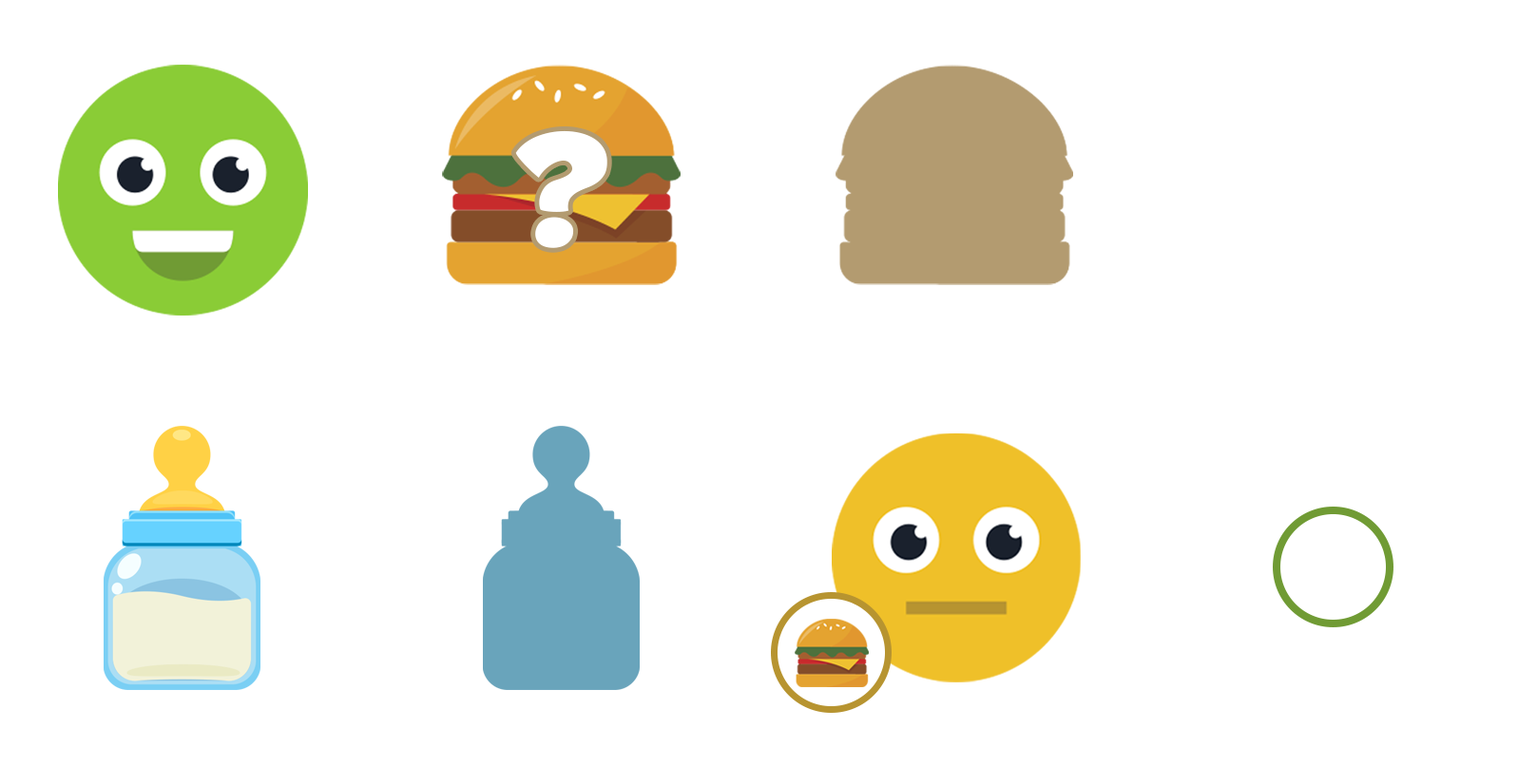
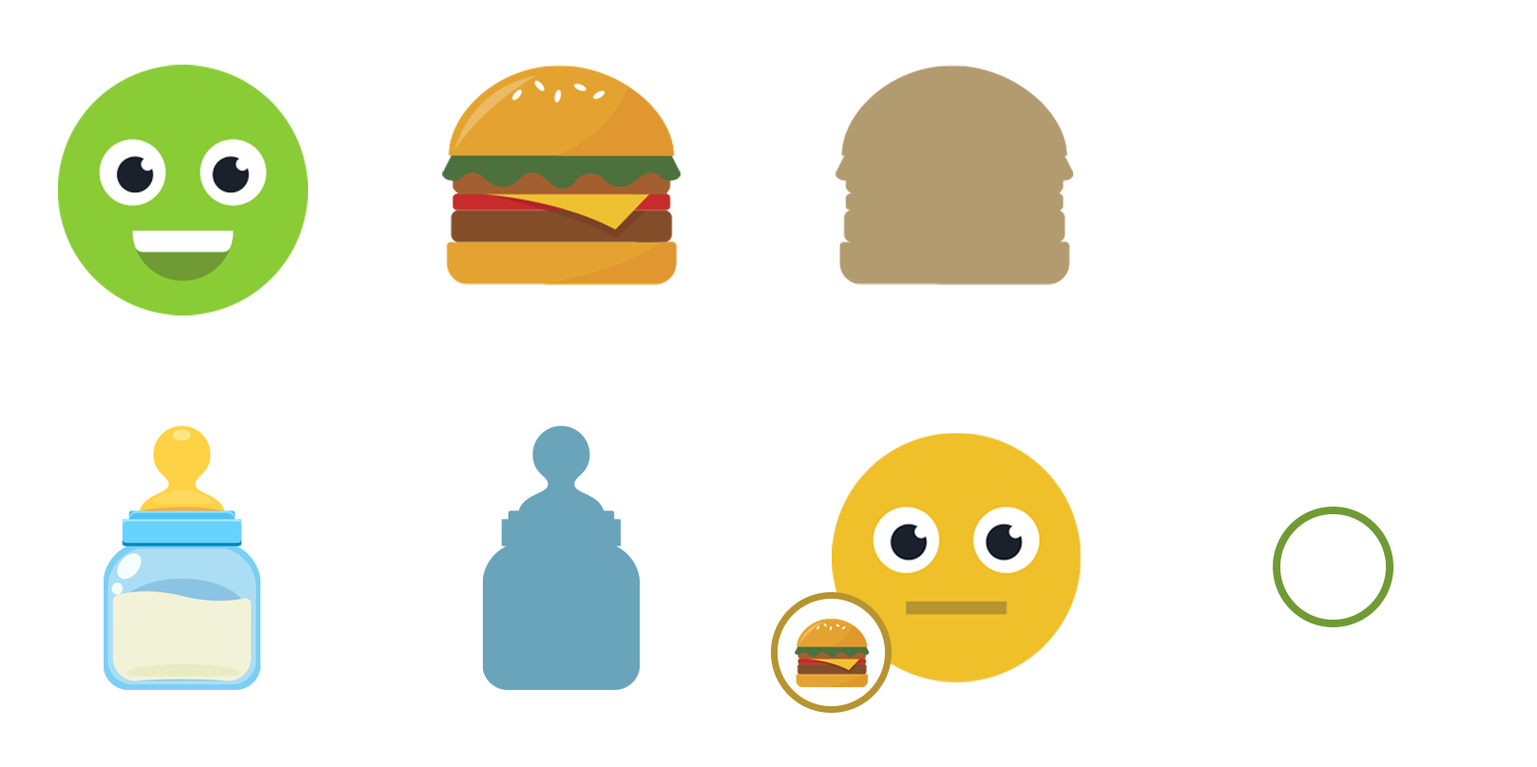
Two versions of the same layered image (1537px x 767px). Layer-by-layer changes:
hid "?" over [515,130,608,249]
